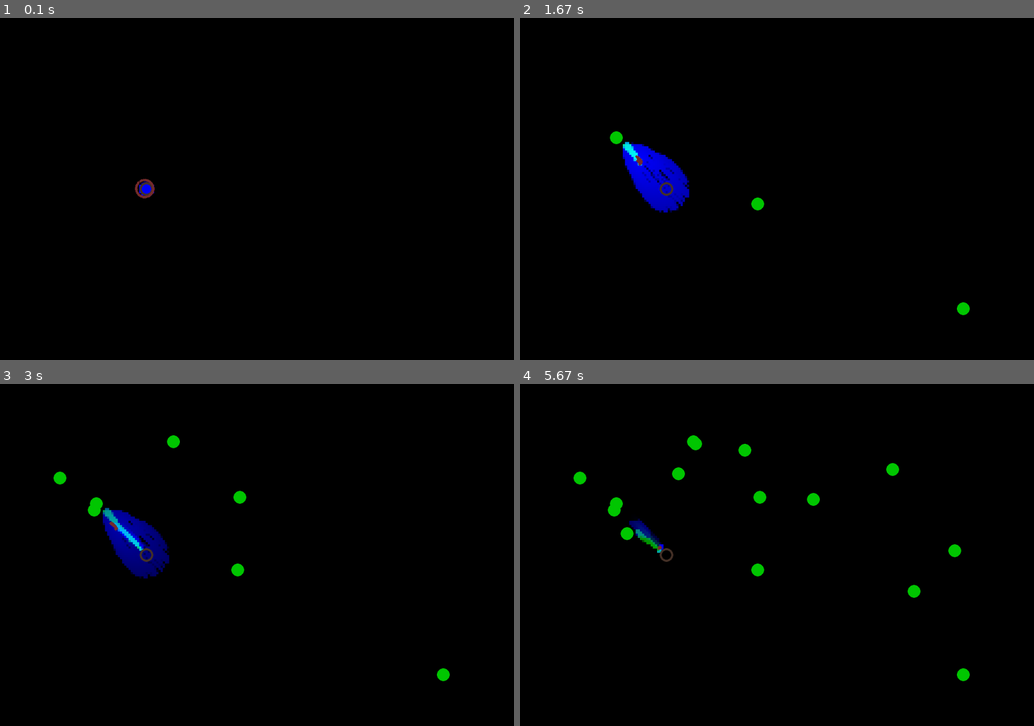
Above: before the commit, frames 1-4 (two rows, left to right).
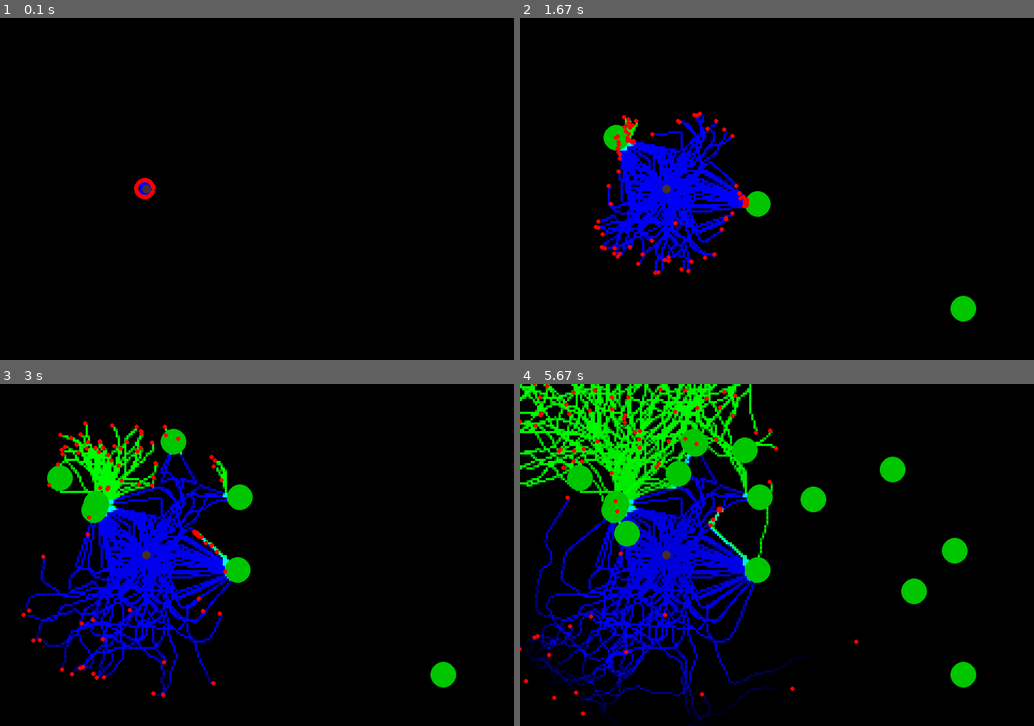
Above: after the commit, the same moments.

Repository: lucasthierry17/Ant_Project
Game: pygame game, started from test.py
The game is run twice, just before and just after one commit, with the same random seed, the same clock (stepped at 60 frames per second) and the same inputs.
Inputs (mouse positions are in pixels of both pictures, inside the frame that each line leads up to):
- Up to frame 1 (0.1 s): no input
- Up to frame 2 (1.67 s): click (756, 202) at 0.38 s; click (617, 137) at 0.72 s; click (967, 308) at 1.05 s; right-click (782, 223) at 1.38 s
- Up to frame 3 (3 s): click (241, 496) at 1.72 s; click (174, 442) at 2.05 s; click (61, 479) at 2.38 s; click (97, 510) at 2.72 s
- Up to frame 4 (5.67 s): click (890, 472) at 3.05 s; click (627, 534) at 3.38 s; click (915, 592) at 3.72 s; click (694, 445) at 4.05 s; click (956, 551) at 4.38 s; click (679, 472) at 4.75 s; click (746, 452) at 5.25 s; click (812, 500) at 5.58 s

The runs differ from the first frame. In frame 1, 0.2% of the frame differs, in the area x 26-31%, y 46-53%; in frame 2, 6.8%; in frame 3, 13%; in frame 4, 22%, in the area x 0-89%, y 0-100%.

Commit message:
For teammates to go though the code and find the issues

Diff:
--- /dev/null
+++ b/now.py
@@ -0,0 +1,145 @@
+import pygame
+import numpy as np
+import math
+import random
+
+WIDTH, HEIGHT = 1200, 800
+NUM_ANTS = 10
+PRATIO = 5  # Ratio between screen and phero_grid
+NEST = (WIDTH // 3.5, HEIGHT // 2)
+VSYNC = True
+SHOWFPS = True
+FOOD_RADIUS = 15
+FOOD_PHEROMONE_UPDATE = (0, 200, 0)
+SPEED = 2
+food_sources = []
+
+class Ants(pygame.sprite.Sprite):
+
+    def __init__(self, nest, pheromones):
+        super().__init__()
+        self.x, self.y = nest  # Starting coordinates
+        self.phero = pheromones
+        self.image = pygame.Surface((12, 21), pygame.SRCALPHA)
+        pygame.draw.circle(self.image, (120, 45, 45), (6, 5), 3)  # Draw ants
+        self.orig_image = pygame.transform.rotate(self.image.copy(), -90)
+        self.rect = self.orig_image.get_rect(center=nest)
+        self.start_ang = random.randint(0, 360)  # Initial angle between 0 and 360 degrees
+        self.angle_range = (-10, 10)  # Range for random angle change
+        self.desireDir = pygame.Vector2(np.cos(np.radians(self.start_ang)), np.sin(np.radians(self.start_ang)))  # Direction
+        self.has_food = False
+        self.trail_strength = 220  # Initial strength of the pheromone trail
+
+    def update(self):
+        scaled_pos = (int(self.x / PRATIO), int(self.y / PRATIO))
+
+        if self.has_food:  # Ant has food
+            distance = self.calculate_distance(scaled_pos, (NEST[0] / PRATIO, NEST[1] / PRATIO))
+            if distance < 5:  # Ant has reached the nest
+                self.has_food = False
+                self.trail_strength = 50  # Set trail strength to 50 at the nest
+            else:
+                self.trail_strength -= 1  # Decrease trail strength as ant moves away from food source
+                self.trail_strength = max(50, self.trail_strength)
+                self.phero.img_array[scaled_pos] += (0, self.trail_strength, 0)
+                self.move_towards(NEST)
+
+        else:  # Ant has no food
+            random_angle = random.uniform(-10, 10)
+            self.desireDir = self.desireDir.rotate(random_angle)
+
+            if food_sources:
+                min_distance = 100000
+                nearest_food = None
+                for food in food_sources:
+                    distance = self.calculate_distance(scaled_pos, food)
+                    if distance < min_distance:
+                        min_distance = distance
+                        nearest_food = food
+
+                if min_distance < 5:  # Reaches the food source
+                    self.has_food = True
+                elif nearest_food:
+                    self.move_towards(nearest_food)
+
+            # Update pheromones
+            self.phero.img_array[scaled_pos] += (0, 0, 50)
+
+        # Move the ant
+        self.x += self.desireDir[0] * SPEED
+        self.y += self.desireDir[1] * SPEED
+
+        # Check for collisions with screen boundaries
+        if not pygame.Rect(0, 0, WIDTH, HEIGHT).collidepoint(self.x, self.y):
+            # Bounce back if the ant goes out of the screen
+            self.desireDir *= -1
+            self.x += self.desireDir[0] * SPEED
+            self.y += self.desireDir[1] * SPEED
+
+        self.rect.center = (self.x, self.y)
+
+    def calculate_distance(self, start, target):
+        return math.sqrt((target[0] - start[0]) ** 2 + (target[1] - start[1]) ** 2)
+
+    def move_towards(self, target):
+        target_pos = (int(target[0] / PRATIO), int(target[1] / PRATIO))
+        self.desireDir = pygame.Vector2(target[0] - self.x, target[1] - self.y).normalize()
+        self.phero.img_array[target_pos] += (0, self.trail_strength, 0)  # Update pheromone at target position
+
+class Pheromones:
+
+    def __init__(self, bigSize):
+        self.surfSize = (int(bigSize[0] / PRATIO), int(bigSize[1] / PRATIO))
+        self.image = pygame.Surface(self.surfSize).convert()
+        self.img_array = np.array(pygame.surfarray.array3d(self.image), dtype=float)
+
+    def update(self):
+        self.img_array -= 0.2  # Evaporation rate
+        self.img_array = np.clip(self.img_array, 0, 255)  # Clip to color range
+        pygame.surfarray.blit_array(self.image, self.img_array.astype(int))
+        return self.image
+
+def main():
+    pygame.init()
+    screen = pygame.display.set_mode((WIDTH, HEIGHT), pygame.SCALED, vsync=VSYNC)
+    pheromones = Pheromones((WIDTH, HEIGHT))  # Creating phero grid
+    ants = pygame.sprite.Group()
+
+    for _ in range(NUM_ANTS):  # Adding num_ants
+        ants.add(Ants(NEST, pheromones))
+
+    go = True
+    while go:
+        for event in pygame.event.get():
+            if event.type == pygame.QUIT:
+                go = False
+
+            elif event.type == pygame.MOUSEBUTTONDOWN:
+                mousepos = pygame.mouse.get_pos()
+
+                if event.button == 1:
+                    food_sources.append((mousepos[0], mousepos[1]))
+                elif event.button == 3:
+                    for source in food_sources:
+                        if math.dist(mousepos, source) < FOOD_RADIUS:
+                            food_sources.remove(source)
+
+        phero_grid = pheromones.update()
+        ants.update()
+
+        # Draw everything onto the screen
+        screen.fill(0)  # Fill black for the next step
+        scaled_screen = pygame.transform.scale(phero_grid, (WIDTH, HEIGHT))  # Scale phero_grid back to normal screen size
+        screen.blit(scaled_screen, (0, 0))  # Draw pheromone grid onto screen
+        pygame.draw.circle(screen, [70, 50, 40], NEST, 16, 5)  # Draw nest
+
+        # Draw food sources
+        for source in food_sources:
+            pygame.draw.circle(screen, (0, 200, 0), source, FOOD_RADIUS)  # Draw food
+
+        ants.draw(screen)  # Draw ants directly onto the screen
+
+        pygame.display.update()
+
+if __name__ == "__main__":
+    main()
--- a/test.py
+++ b/test.py
@@ -4,109 +4,143 @@
 import random
 
 WIDTH, HEIGHT = 1200, 800
-num_ants = 100
-PRATIO = 5 # ratio between screen and phero_grid
-nest = (WIDTH // 3.5, HEIGHT // 2)
+NUM_ANTS = 100
+PRATIO = 5  # Ratio between screen and phero_grid
+NEST = (WIDTH // 3.5, HEIGHT // 2)
 VSYNC = True
 SHOWFPS = True
+FOOD_RADIUS = 30
+FOOD_PHEROMONE_UPDATE = (0, 200, 0)
+SPEED= 2
 food_sources = []
+NEST_SIZE = 10
+SIZE_ANT = 5
+max_distance = 0
 
 class Ants(pygame.sprite.Sprite):
 
     def __init__(self, nest, pheromones):
         super().__init__()
-        self.x, self.y = nest # starting coordinates
+        self.x, self.y = nest  # Starting coordinates
         self.phero = pheromones
         self.image = pygame.Surface((12, 21), pygame.SRCALPHA)
-        pygame.draw.circle(self.image, (120, 45, 45), (6, 5), 3) # draw_ants
+        pygame.draw.circle(self.image, (255, 0, 0), (6, 5), SIZE_ANT)  # Draw ants
         self.orig_image = pygame.transform.rotate(self.image.copy(), -90)
         self.rect = self.orig_image.get_rect(center=nest)
         self.start_ang = random.randint(0, 360)  # Initial angle between 0 and 360 degrees
         self.angle_range = (-10, 10)  # Range for random angle change
-        self.desireDir = pygame.Vector2(np.cos(np.radians(self.start_ang)), np.sin(np.radians(self.start_ang))) # direction
+        self.desireDir = pygame.Vector2(np.cos(np.radians(self.start_ang)), np.sin(np.radians(self.start_ang)))  # Direction
         self.has_food = False
 
+    def update(self):
+        global max_distance
+        global distance
+        scaled_pos = (int(self.x / PRATIO), int(self.y / PRATIO))
+        if self.has_food:  # Ant has food
+            distance = self.calculate_distance(scaled_pos, (NEST[0] / PRATIO, NEST[1] / PRATIO))
+            if distance > max_distance:
+                max_distance = distance
+            if distance < (NEST_SIZE / 4):  # Ant has reached the nest
+                self.has_food = False
+                self.phero.img_array[scaled_pos] += (0, 255, 0)
+            else:
+                self.adjust_direction(scaled_pos, 2)
+                #self.desireDir = pygame.Vector2(NEST[0] - self.x, NEST[1] - self.y).normalize()
 
-    def update(self):
-        scaled_pos = (int(self.x / PRATIO), int(self.y / PRATIO))
-        # Move the ant
+                pheromone_value = 200 * (distance / max_distance)
+                if pheromone_value > 255:
+                    pheromone_value = 255
+                self.phero.img_array[scaled_pos] += (0, pheromone_value, 0)
 
+        else:  # Ant has no food
+            random_angle = random.uniform(-10, 10)
+            self.desireDir = self.desireDir.rotate(random_angle)
+            distance_to_nest = self.calculate_distance(scaled_pos, (NEST[0] / PRATIO, NEST[1] / PRATIO))
 
-        if self.has_food: # ant has food
-            distance = self.calculate_distance(scaled_pos, ((nest[0] / PRATIO), (nest[1] / PRATIO)))
-            if distance < 5: # ant has reached the nest
-                self.has_food = False
-
-            elif distance > 30 or self.phero.img_array[scaled_pos][2] < 75:
-                self.desireDir = pygame.Vector2(nest[0] - self.x, nest[1] - self.y).normalize() # go towards the nest
-
-                random_angle = random.uniform(-50, 50)
-                self.desireDir.rotate_ip(random_angle)
-                # Blend the straight direction with the random direction
-
-            else:
-                self.desireDir = pygame.Vector2(nest[0] - self.x, nest[1] - self.y).normalize() # go towards the nest
-
-            self.phero.img_array[scaled_pos] += (0, 200, 0) # update pheromones
-
-        else: # ant has no food
             if food_sources:
+                min_distance = float("inf")
+                nearest_food = None
                 for food in food_sources:
                     distance = self.calculate_distance(scaled_pos, food)
-                    if distance < 5: # reaches the food source
-                        self.has_food = True
-                        break
-                    elif distance < 30 or self.phero.img_array[scaled_pos][1] > 150: # smells and goes to the food
-                        self.desireDir = pygame.Vector2(food[0] - scaled_pos[0], food[1] - scaled_pos[1])
-                    else:
-                        max_food_pheromone_pos = np.unravel_index(np.argmax(self.phero.img_array[:, :, 1]), self.phero.img_array[:, :, 1].shape)
-                        # Calculate the direction towards the position with maximum food pheromone value
-                        self.desireDir = pygame.Vector2(max_food_pheromone_pos[0] - scaled_pos[0], max_food_pheromone_pos[1] - scaled_pos[1]).normalize()
+                    if distance < min_distance:
+                        min_distance = distance
+                        nearest_food = food
+                        if min_distance < (FOOD_RADIUS / 5):  # Reaches the food source
+                            self.has_food = True
 
-            # Move randomly if no food source is found
-            angle_change = random.uniform(*self.angle_range)
-            self.desireDir = self.desireDir.rotate(angle_change).normalize()
+                        elif min_distance < (FOOD_RADIUS):
+                            self.desireDir = pygame.Vector2(nearest_food[0] - scaled_pos[0], nearest_food[1] - scaled_pos[1]).normalize()
+
+                        else:
+                        # Adjust direction based on pheromone concentrations
+                            self.adjust_direction(scaled_pos, 1)
 
             # Update pheromones
-            self.phero.img_array[scaled_pos] += (0, 0, 50)
+            pheromone_value = 250 - (distance_to_nest * 3)
+            if pheromone_value > 255:
+                pheromone_value = 255
+            self.phero.img_array[scaled_pos] += (0, 0, pheromone_value)
 
-        self.x += self.desireDir[0] * 2
-        self.y += self.desireDir[1] * 2
+        # Move the ant
+        self.x += self.desireDir[0] * SPEED
+        self.y += self.desireDir[1] * SPEED
 
         # Check for collisions with screen boundaries
         if not pygame.Rect(0, 0, WIDTH, HEIGHT).collidepoint(self.x, self.y):
             # Bounce back if the ant goes out of the screen
             self.desireDir *= -1
-            self.x += self.desireDir[0] * 2
-            self.y += self.desireDir[1] * 2
+            self.x += self.desireDir[0] * SPEED
+            self.y += self.desireDir[1] * SPEED
 
         self.rect.center = (self.x, self.y)
 
-    def calculate_distance(self, start, target): #  calculates distance between two points
+    def calculate_distance(self, start, target):
         return math.sqrt((target[0] - start[0])**2 + (target[1] - start[1])**2)
+
+    def adjust_direction(self, scaled_pos, channel):
+
+        # Check pheromone concentrations in the surrounding area and adjust direction accordingly
+        front = self.phero.img_array[scaled_pos[0], scaled_pos[1]]
+        left = self.phero.img_array[max(scaled_pos[0] - 1, 0), scaled_pos[1]]
+        right = self.phero.img_array[min(scaled_pos[0] + 1, self.phero.img_array.shape[0] - 1), scaled_pos[1]]
+        behind = self.phero.img_array[scaled_pos[0], max(scaled_pos[1] - 1, 0)]  # Corrected here
+
+        max_concentration = max(front[channel], left[channel], right[channel])
+
+        if (front[channel] == left[channel] == right[channel]): # go random if all values are equal
+            random_angle = random.uniform(-10, 10)
+            self.desireDir = self.desireDir.rotate(random_angle)
+        elif max_concentration == left[channel]:
+            self.desireDir = pygame.Vector2(-1, 0)  # Turn left
+        elif max_concentration == front[channel]:
+            self.desireDir = pygame.Vector2(0, -1)  # Move forward
+        elif max_concentration == behind[channel]:
+            self.desireDir = pygame.Vector2(0, 1)  # Move behind
+        else:
+            self.desireDir = pygame.Vector2(1, 0)  # Turn right
 
 
 class Pheromones:
+
     def __init__(self, bigSize):
         self.surfSize = (int(bigSize[0] / PRATIO), int(bigSize[1] / PRATIO))
         self.image = pygame.Surface(self.surfSize).convert()
         self.img_array = np.array(pygame.surfarray.array3d(self.image), dtype=float)
 
     def update(self):
-        self.img_array -= 1  # Evaporation rate
-        self.img_array = self.img_array.clip(0, 255) # clip to color range
+        self.img_array -= 0.1  # Evaporation rate
+        self.img_array = self.img_array.clip(0, 255)  # Clip to color range
         pygame.surfarray.blit_array(self.image, self.img_array)
         return self.image
-
 
 def main():
     pygame.init()
     screen = pygame.display.set_mode((WIDTH, HEIGHT), pygame.SCALED, vsync=VSYNC)
-    pheromones = Pheromones((WIDTH, HEIGHT)) # creating phero grid
+    pheromones = Pheromones((WIDTH, HEIGHT))  # Creating phero grid
     ants = pygame.sprite.Group()
 
-    for _ in range(num_ants): # adding num_ants
-        ants.add(Ants(nest, pheromones))
+    for _ in range(NUM_ANTS):  # Adding num_ants
+        ants.add(Ants(NEST, pheromones))
 
     go = True
     while go:
@@ -121,7 +155,7 @@
                     food_sources.append((mousepos[0] // PRATIO, mousepos[1] // PRATIO))
                 elif event.button == 3:
                     for source in food_sources:
-                        if math.dist(mousepos, (source[0] * PRATIO, source[1] * PRATIO)) < 15:
+                        if math.dist(mousepos, (source[0] * PRATIO, source[1] * PRATIO)) < FOOD_RADIUS:
                             food_sources.remove(source)
 
         phero_grid = pheromones.update()
@@ -129,13 +163,13 @@
 
         # Draw everything onto the screen
         screen.fill(0)  # Fill black for the next step
-        scaled_screen = pygame.transform.scale(phero_grid, (WIDTH, HEIGHT)) # scale phero_grid back to normal screen size
+        scaled_screen = pygame.transform.scale(phero_grid, (WIDTH, HEIGHT))  # Scale phero_grid back to normal screen size
         screen.blit(scaled_screen, (0, 0))  # Draw pheromone grid onto screen
-        pygame.draw.circle(screen, [70, 50, 40], nest, 16, 5)  # Draw nest
+        pygame.draw.circle(screen, [70, 50, 40], NEST, NEST_SIZE)  # Draw nest
 
         # Draw food sources
         for source in food_sources:
-            pygame.draw.circle(screen, (0, 200, 0), (source[0] * PRATIO, source[1] * PRATIO), 15) # draw food
+            pygame.draw.circle(screen, (0, 200, 0), (source[0] * PRATIO, source[1] * PRATIO), FOOD_RADIUS)  # Draw food
 
         ants.draw(screen)  # Draw ants directly onto the screen
 
